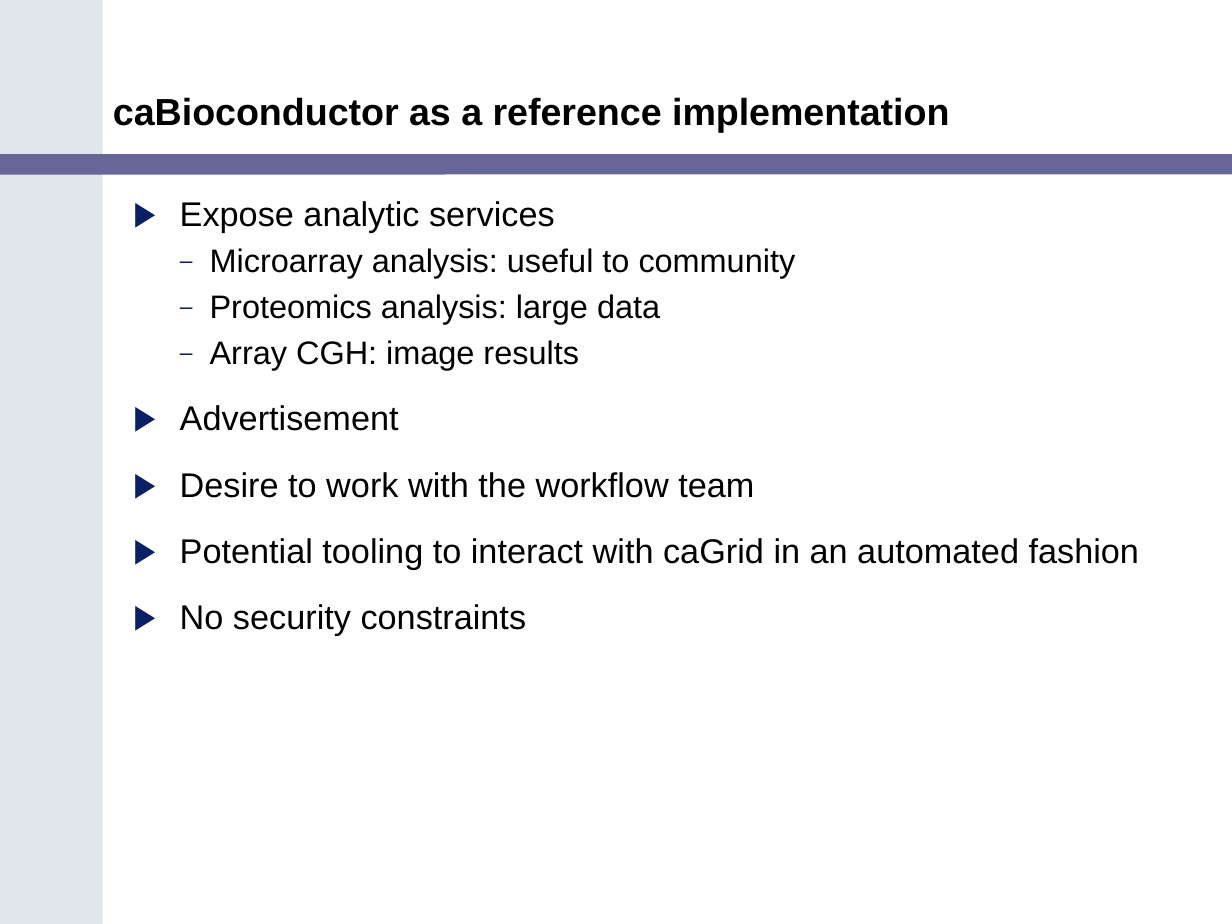
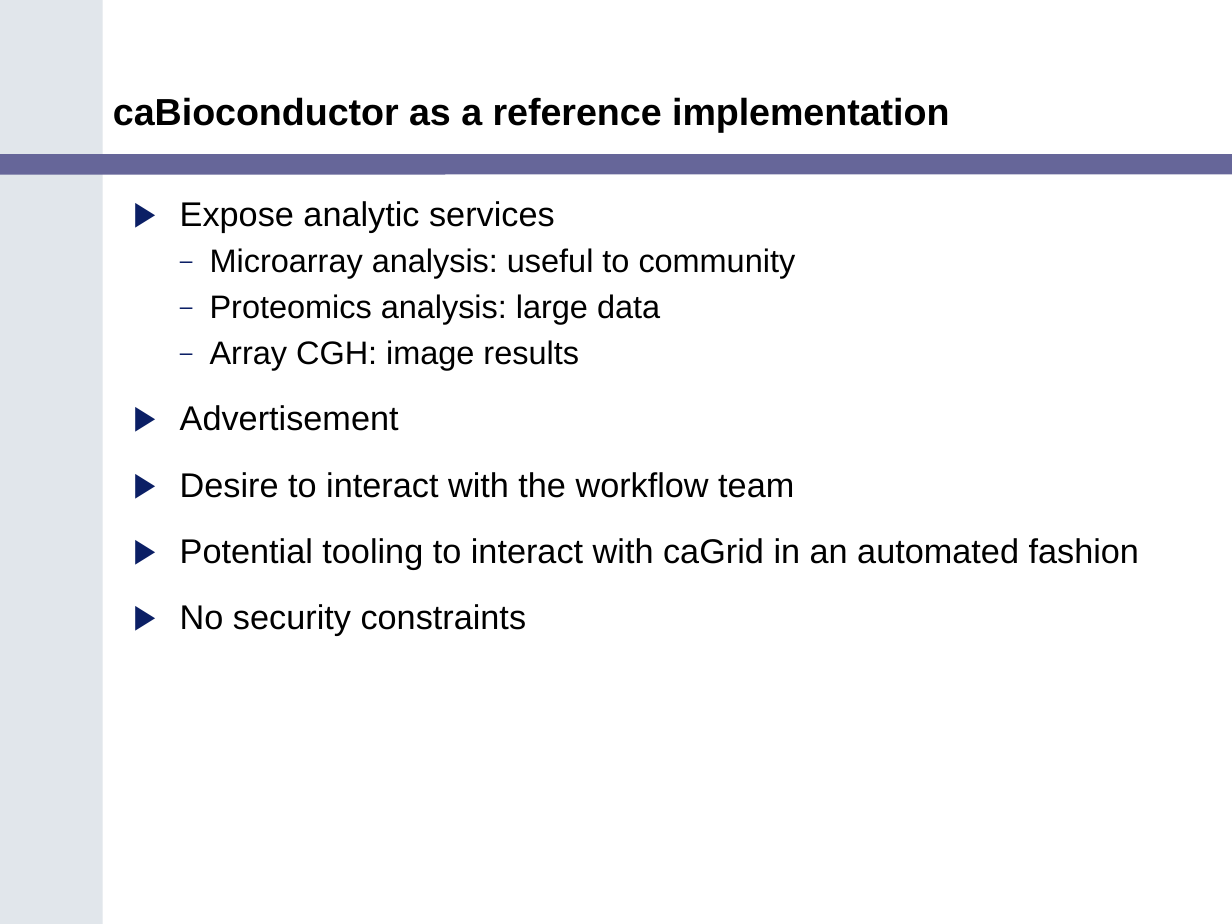
Before and after one commit to NCIP/cagrid-docs, a slide deck: slide 8 of presentations/200607_VCDE_ARCH/Ref_Impl_Arch_VCDE_2006_07.ppt. Drawn at 1232x924 pixels with LibreOffice and Linux fonts; fonts in the diff are those of the drawing; background and template pictures are left out. Boxes give left, top, right and bottom in pixels: in the first picture for what was removed or moved away, otherwise in the second. Text is boxed around its words. In the diff, an @@ line names an element or a change of style, - is before the commit and + after.

```diff
--- a/presentations/200607_VCDE_ARCH/Ref_Impl_Arch_VCDE_2006_07.ppt
+++ b/presentations/200607_VCDE_ARCH/Ref_Impl_Arch_VCDE_2006_07.ppt
@@ text at (x1=180, y1=472, x2=794, y2=498): text changed @@
-▶ Desire to work with the workflow team
+▶ Desire to interact with the workflow team
```
Also in this commit, not shown: 7 other slides changed, 7 slides added, 5 slides removed.
